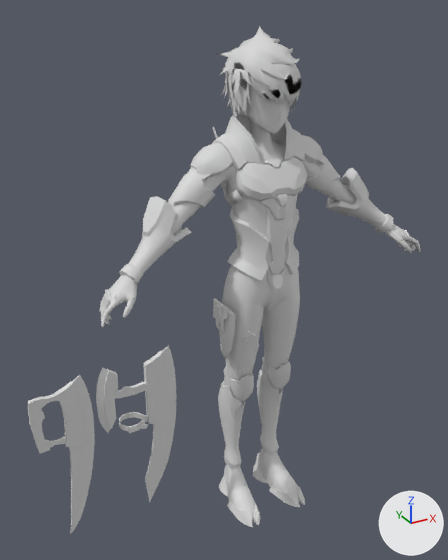
A saved change to the FBX model zdsp/zdspclient/Assets/Models/Npcs/Snpc/FBX_FOR_VIEW_NOTFORBUILD/s_093_xiang_shao_long_view.fbx.
Before and after are seen from a camera (50 mm lens) standing at (-1.41, -2.22, 2.36) and looking at (-0.17, 0.03, 1.23). The axes (+X, +Y, +Z) are drawn at lower right. The lights are the same throughout. Where no turn or scale is listed for an object, it has been applied to the vertices. Vertices at the same position are counted once.

Names of what the first picture shows: 's_093_xiang_shao_long'.
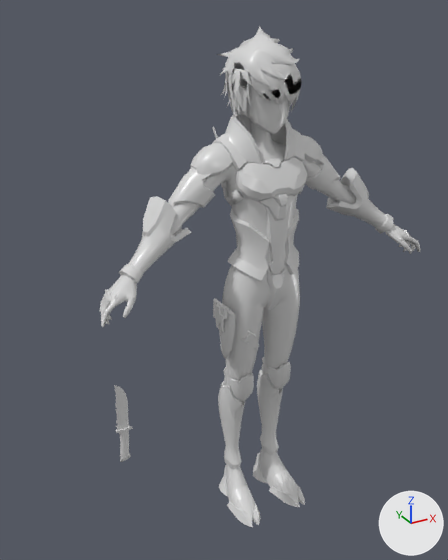
Location of each change, (x1, y1, x2, y2) in pixels of the pictures (448 x 560 px):
```json
{"object": "s_093_xiang_shao_long", "change": "reshaped", "before": [28, 26, 421, 534], "after": [100, 26, 421, 527], "on screen": "18% narrower"}
{"part": 1, "of": "me_mesh", "change": "added", "after": [116, 426, 133, 462]}
{"part": 2, "of": "me_mesh", "change": "added", "after": [114, 385, 130, 430]}
{"part": 3, "of": "me_mesh", "change": "deleted", "before": [28, 345, 176, 534]}
{"part": 4, "of": "me_mesh", "change": "deleted", "before": [96, 368, 147, 433]}
```

Scene script edits in JSON lines:
```json
{"block": "me_mesh", "where": "# used by ob_s_093_xiang_shao_long; location = (0.0, 0.0, 0.0)"}
{"op": "remove", "block": "me_mesh", "code": "me_mesh.from_pydata(...)  # 4383 vertices, 7928 faces; spans x -1.09..0.81, y -0.25..0.2, z 0.0..2.29"}
{"op": "add", "block": "me_mesh", "code": "me_mesh.from_pydata(...)  # 4011 vertices, 7220 faces; spans x -0.81..0.81, y -0.25..0.2, z 0.0..2.29"}
{"block": "me_mesh", "change": "me_mesh part 1: a new loose piece of 67 vertices spanning x -0.74..-0.66, y -0.01..0.01, z 0.46..0.64, in mat_s_093_xiang_shao_long (light grey #dadada)"}
{"block": "me_mesh", "change": "me_mesh part 2: a new loose piece of 56 vertices spanning x -0.73..-0.67, y 0.0, z 0.63..0.87, in mat_s_093_xiang_shao_long (light grey #dadada)"}
{"block": "me_mesh", "change": "me_mesh part 3: 9 loose pieces with 404 vertices, spanning x -1.09..-0.44, y -0.05..0.07, z 0.15..1.0, are deleted"}
{"block": "me_mesh", "change": "me_mesh part 4"}
{"block": "me_mesh", "change": "91 vertices are removed from x -0.81..-0.55, y -0.01..0.01, z 0.64..0.97"}
{"block": "me_mesh", "change": "167 faces are deleted"}
```
